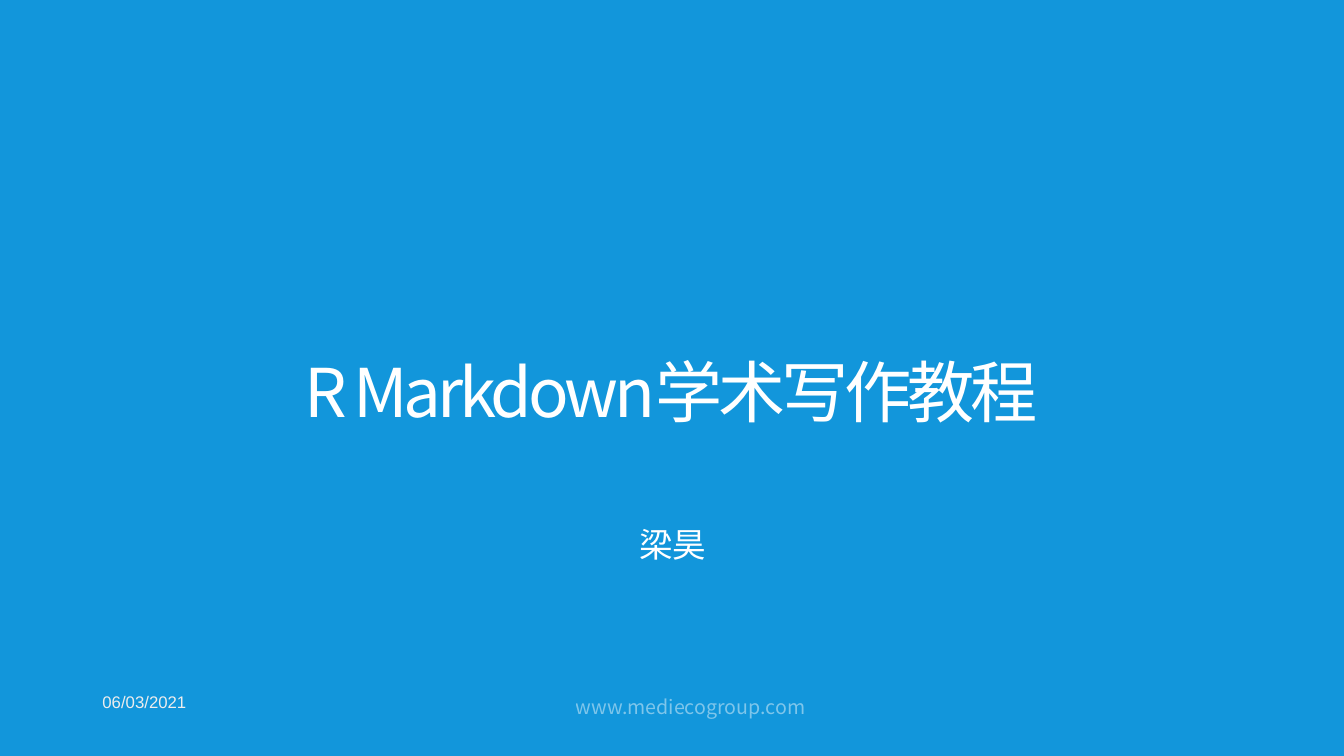
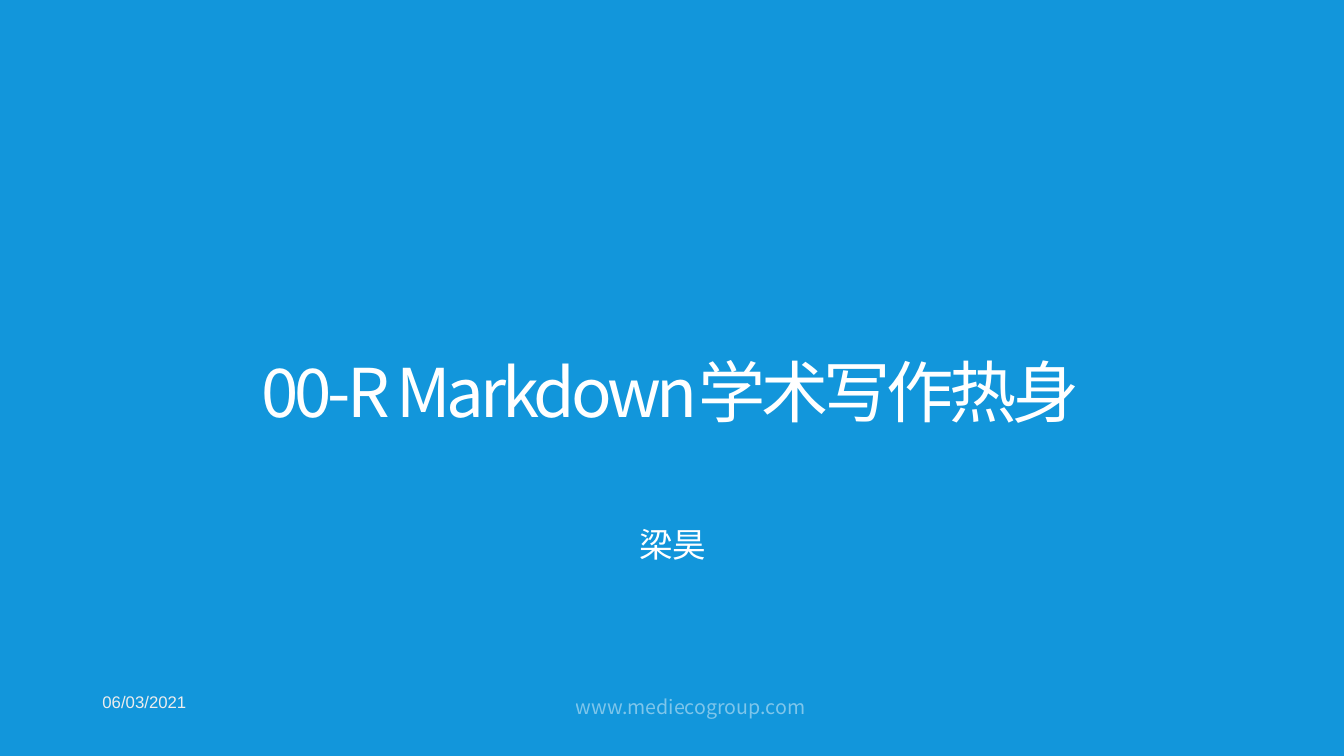
Before and after one commit to hao203/rmd_china, a slide deck: slide 1 of slides/00.Introduction/00-Intro.pptx. Drawn at 1344x756 pixels with LibreOffice and Linux fonts; fonts in the diff are those of the drawing; background and template pictures are left out. Boxes give left, top, right and bottom in pixels: in the first picture for what was removed or moved away, otherwise in the second. Text is boxed around its words. In the diff, an @@ line names an element or a change of style, - is before the commit and + after.

```diff
--- a/slides/00.Introduction/00-Intro.pptx
+++ b/slides/00.Introduction/00-Intro.pptx
@@ title at bbox=[262, 360, 1080, 423]: text changed; text colour #FFFFFF to #CCE8CF @@
-R Markdown学术写作教程
+00-R Markdown学术写作热身
```
Also in this commit, not shown: 21 other slides changed, 14 other files.
